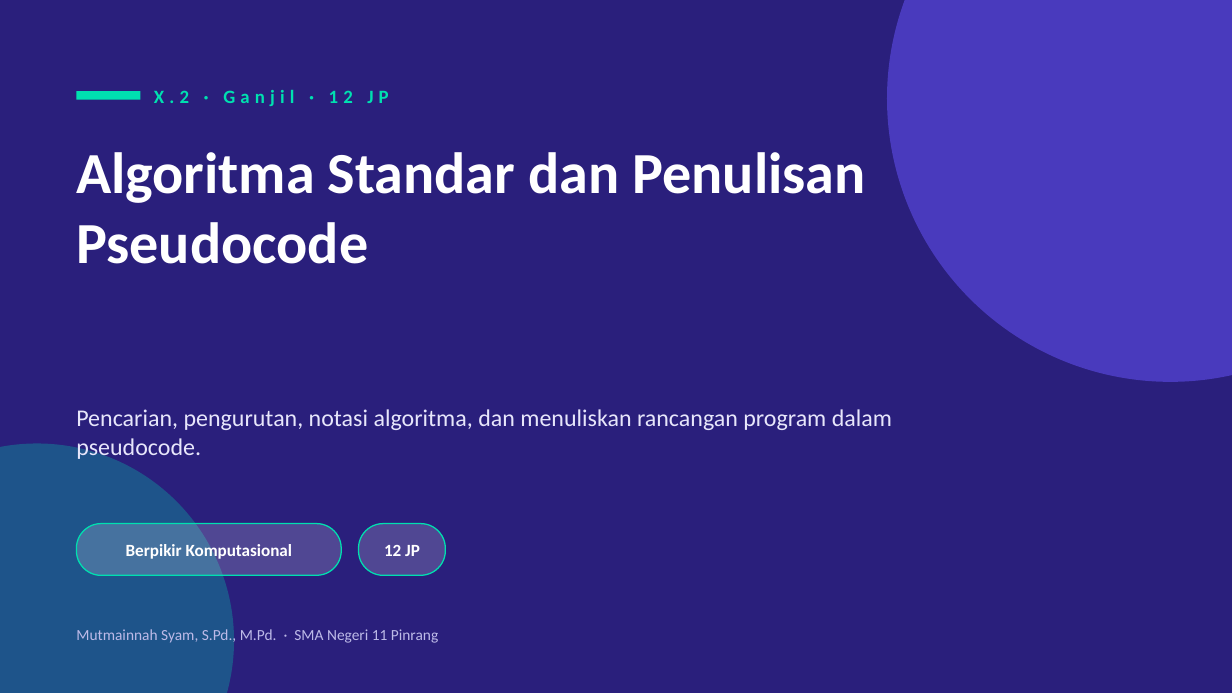
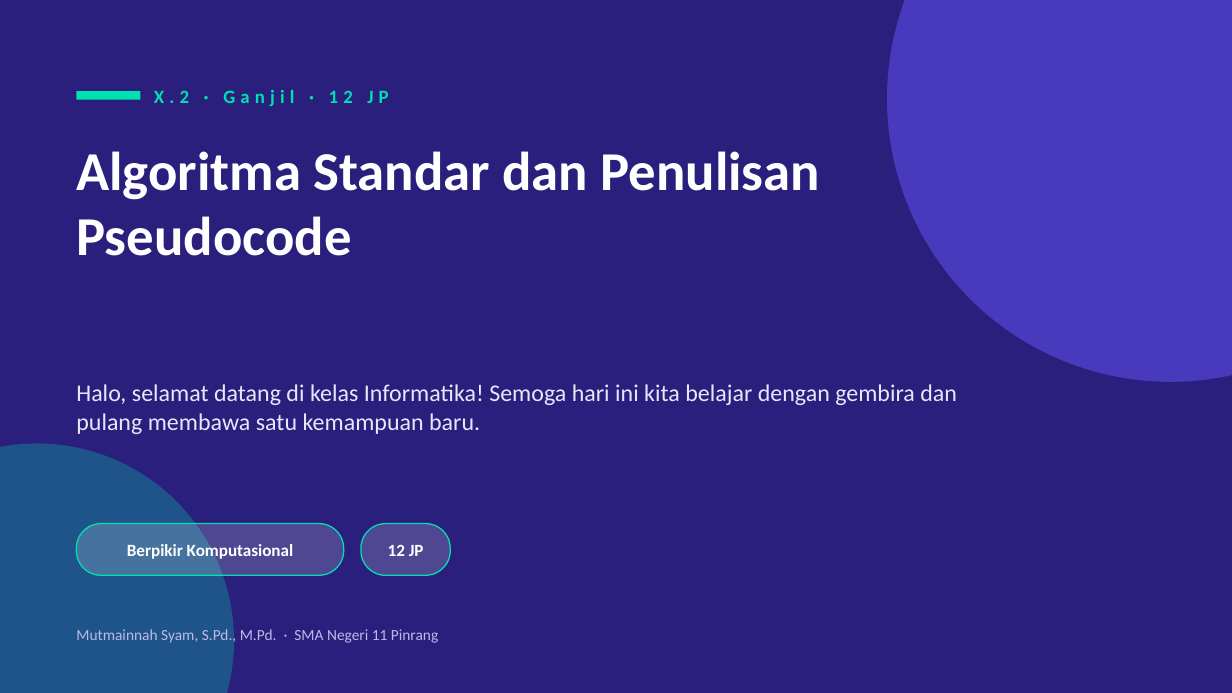
Before and after one commit to idayahinna-afk/tik, a slide deck: slide 21 of Slide Informatika Kelas X - SMAN 11 Pinrang.pptx (slide 13 before the commit). Drawn at 1232x693 pixels with LibreOffice and Linux fonts; fonts in the diff are those of the drawing. Boxes give left, top, right and bottom in pixels: in the first picture for what was removed or moved away, otherwise in the second. Text is boxed around its words. In the diff, an @@ line names an element or a change of style, - is before the commit and + after.

```diff
--- a/Slide Informatika Kelas X - SMAN 11 Pinrang.pptx
+++ b/Slide Informatika Kelas X - SMAN 11 Pinrang.pptx
@@ text "Algoritma Standar dan Penulisan Pseudocode" at box(76, 151, 821, 256): size 34 to 32 pt @@
@@ text at box(76, 384, 957, 434): text changed @@
-Pencarian, pengurutan, notasi algoritma, dan menuliskan rancangan program dalam pseudocode.
+Halo, selamat datang di kelas Informatika! Semoga hari ini kita belajar dengan gembira dan pulang membawa satu kemampuan baru.
@@ text "12 JP": place and size @@
-text "12 JP" at box(384, 545, 420, 556)
+text "12 JP" at box(388, 545, 424, 556)
@@ rounded rectangle: place and size @@
-rounded rectangle at box(359, 524, 445, 575)
+rounded rectangle at box(361, 524, 450, 575)
```
Also in this commit, not shown: 70 other slides changed, 72 slides added, 8 slides removed, 3 other files.
